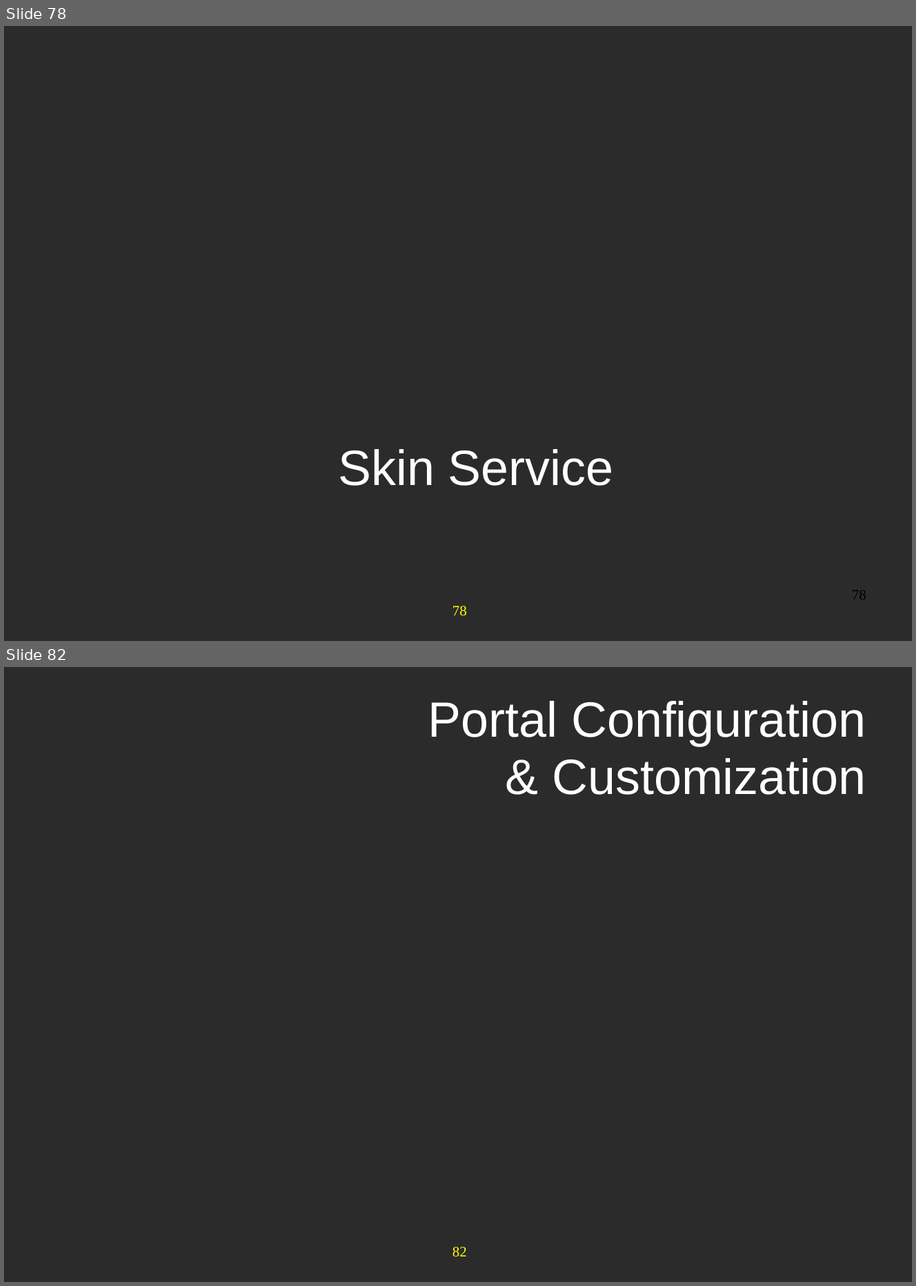
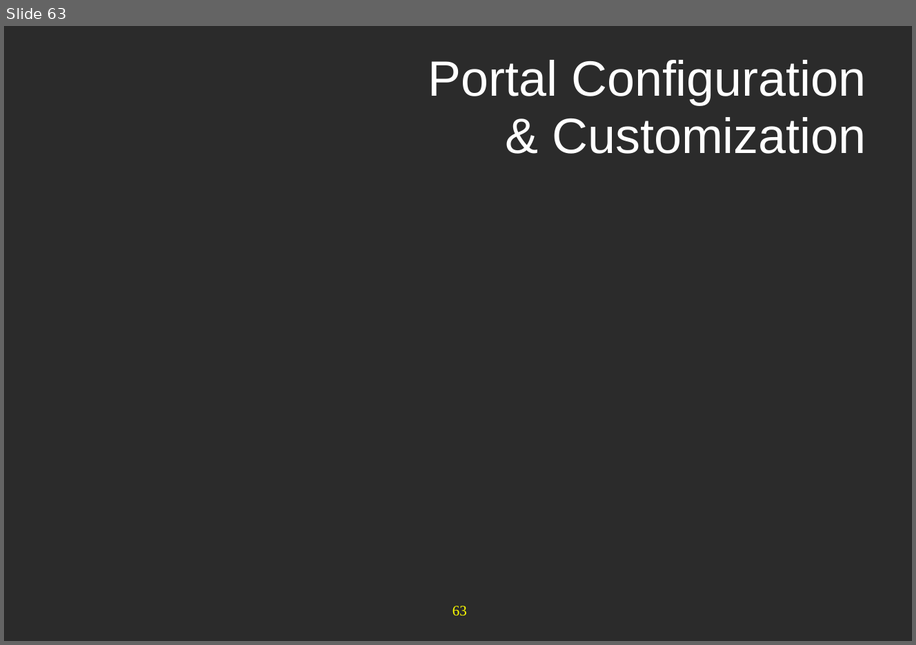
Before and after one commit to anhvurz90/training, a slide deck: exo-developer/210-configuration/slides/210-Portal-configuration-XDev-en.ppt. Shown one above the other, each under a label of ours: slides 78 and 82 before the commit, slide 63 after it; the slides between them are not shown. The pictures are 916x1286 and 916x645 pixels, drawn with LibreOffice and Linux fonts; fonts in the diff are those of the drawing; background and template pictures are left out; a plain dark background stands for a picture behind light text. Boxes give left, top, right and bottom in pixels: in the first picture for what was removed or moved away, otherwise in the second. Text is boxed around its words. In the diff, an @@ line names an element or a change of style, - is before the commit and + after.

```diff
--- a/exo-developer/210-configuration/slides/210-Portal-configuration-XDev-en.ppt
+++ b/exo-developer/210-configuration/slides/210-Portal-configuration-XDev-en.ppt
@@ slide 78 removed at (4,26,912,641), background picture (left out); not listed: 1 template element that a slide beside it also shows @@
@@ text removed at (338,449,614,486) @@
-Skin Service
@@ page number removed at (852,590,866,599) @@
-78
@@ what was slide 82 is now slide 63 @@
@@ page number at (452,606,467,615): text changed @@
-82
+63
```
Also in this commit, not shown: 3 slides changed, 18 other slides removed, 31 other files.
